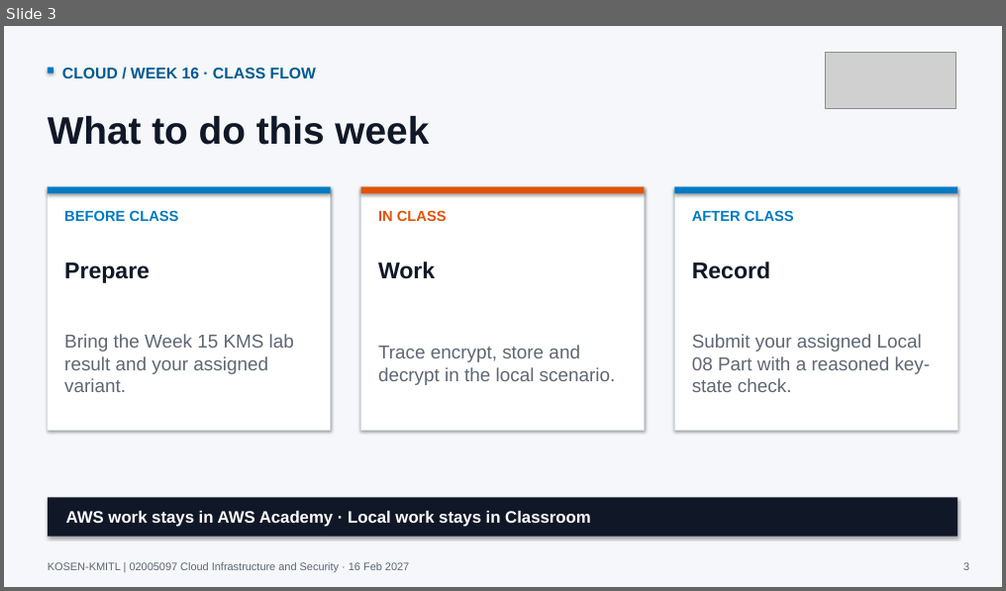
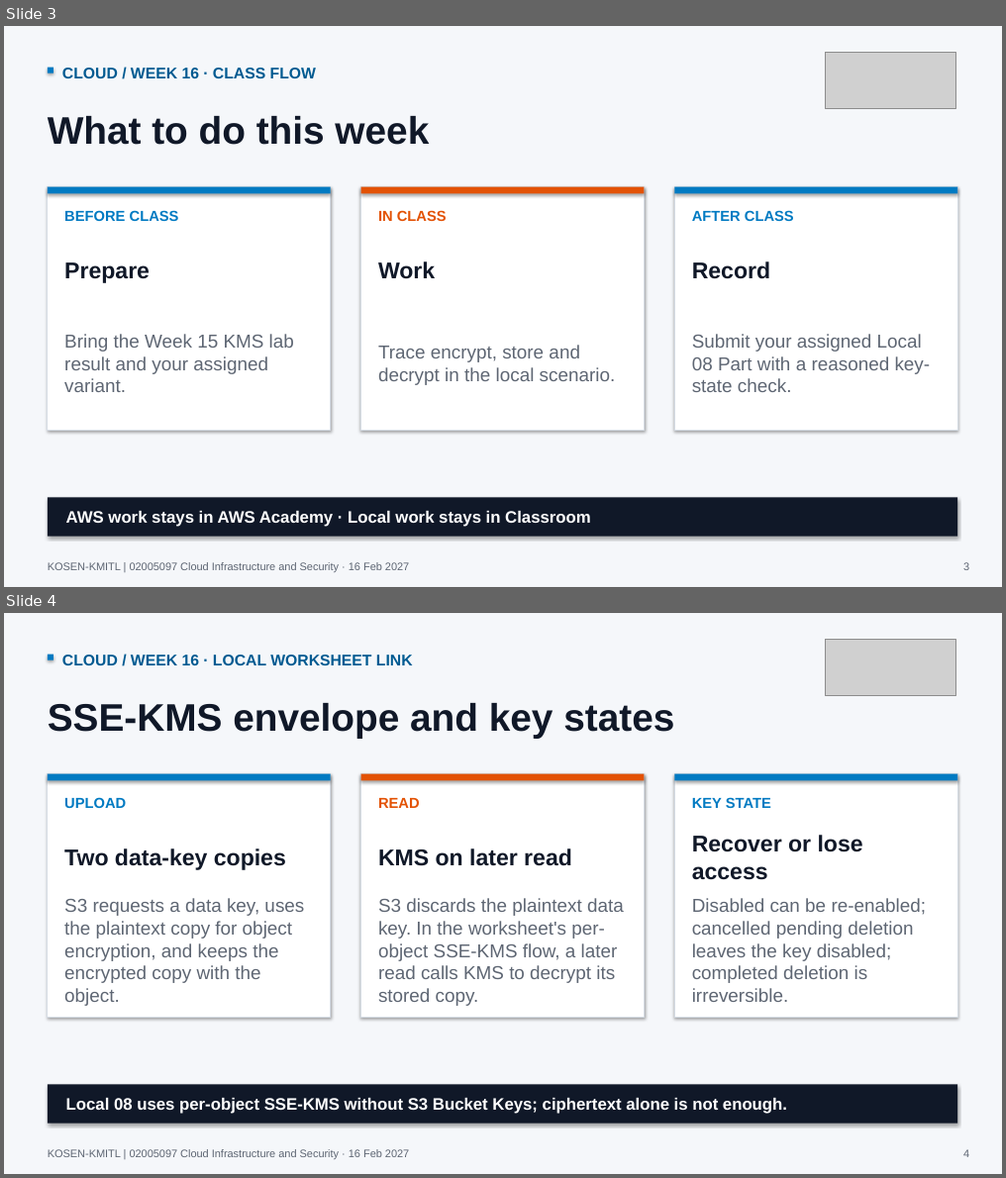
Before and after one commit to nutthakorn7/cloud-infrastructure-security, a slide deck: slides/weekly-bridges/output/Week16_Cloud_Course_Bridge.pptx. Shown one above the other, each under a label of ours: slide 3 before the commit, slides 3 and 4 after it. The pictures are 1006x591 and 1006x1178 pixels, drawn with LibreOffice and Linux fonts; fonts in the diff are those of the drawing; grey boxes stand for pictures. Boxes give left, top, right and bottom in pixels: in the first picture for what was removed or moved away, otherwise in the second. Text is boxed around its words. In the diff, an @@ line names an element or a change of style, - is before the commit and + after.

Commit message:
Align weekly Cloud slides with local worksheets

```diff
--- a/slides/weekly-bridges/output/Week16_Cloud_Course_Bridge.pptx
+++ b/slides/weekly-bridges/output/Week16_Cloud_Course_Bridge.pptx
@@ slide 4 added at (4,613,1002,1174), background #F5F7FA @@
@@ picture added at (826,639,956,695) @@
@@ rectangle added at (48,655,54,661), fill #007AC2 @@
@@ text added at (62,655,413,665), 15 pt, text #005A91, bold @@
+CLOUD / WEEK 16 · LOCAL WORKSHEET LINK
@@ text added at (48,703,674,738), 37 pt, text #101828, bold @@
+SSE-KMS envelope and key states
@@ rectangle added at (48,774,331,1017), fill #FFFFFF, outline #D5DCE4 0.8 pt @@
@@ rectangle added at (48,774,331,780), fill #007AC2 @@
@@ rectangle added at (361,774,645,1017), fill #FFFFFF, outline #D5DCE4 0.8 pt @@
@@ rectangle added at (361,774,645,780), fill #E35205 @@
@@ rectangle added at (675,774,957,1017), fill #FFFFFF, outline #D5DCE4 0.8 pt @@
@@ rectangle added at (675,774,957,780), fill #007AC2 @@
@@ text added at (64,797,126,808), 14 pt, text #007AC2, bold @@
+UPLOAD
@@ text added at (378,798,420,808), 14 pt, text #E35205, bold @@
+READ
@@ text added at (692,797,771,808), 14 pt, text #007AC2, bold @@
+KEY STATE
@@ text added at (64,849,286,870), 22 pt, text #101828, bold @@
+Two data-key copies
@@ text added at (378,849,572,866), 22 pt, text #101828, bold @@
+KMS on later read
@@ text added at (692,835,863,880), 22 pt, text #101828, bold @@
+Recover or lose access
@@ text added at (64,898,304,1006), 18 pt, text #5E6673 @@
+S3 requests a data key, uses the plaintext copy for object encryption, and keeps the encrypted copy with the object.
@@ text added at (378,898,624,1006), 18 pt, text #5E6673 @@
+S3 discards the plaintext data key. In the worksheet's per-object SSE-KMS flow, a later read calls KMS to decrypt its stored copy.
@@ text added at (692,898,927,1002), 18 pt, text #5E6673 @@
+Disabled can be re-enabled; cancelled pending deletion leaves the key disabled; completed deletion is irreversible.
@@ rectangle added at (48,1084,957,1124), fill #101828 @@
@@ text added at (66,1098,787,1114), 16 pt, text #FFFFFF, bold @@
+Local 08 uses per-object SSE-KMS without S3 Bucket Keys; ciphertext alone is not enough.
@@ text added at (48,1150,409,1159), 10.5 pt, text #5E6673 @@
+KOSEN-KMITL | 02005097 Cloud Infrastructure and Security · 16 Feb 2027
@@ text added at (963,1150,969,1157), 10.5 pt, text #5E6673 @@
+4
```
Also in this commit, not shown: 16 other files.
